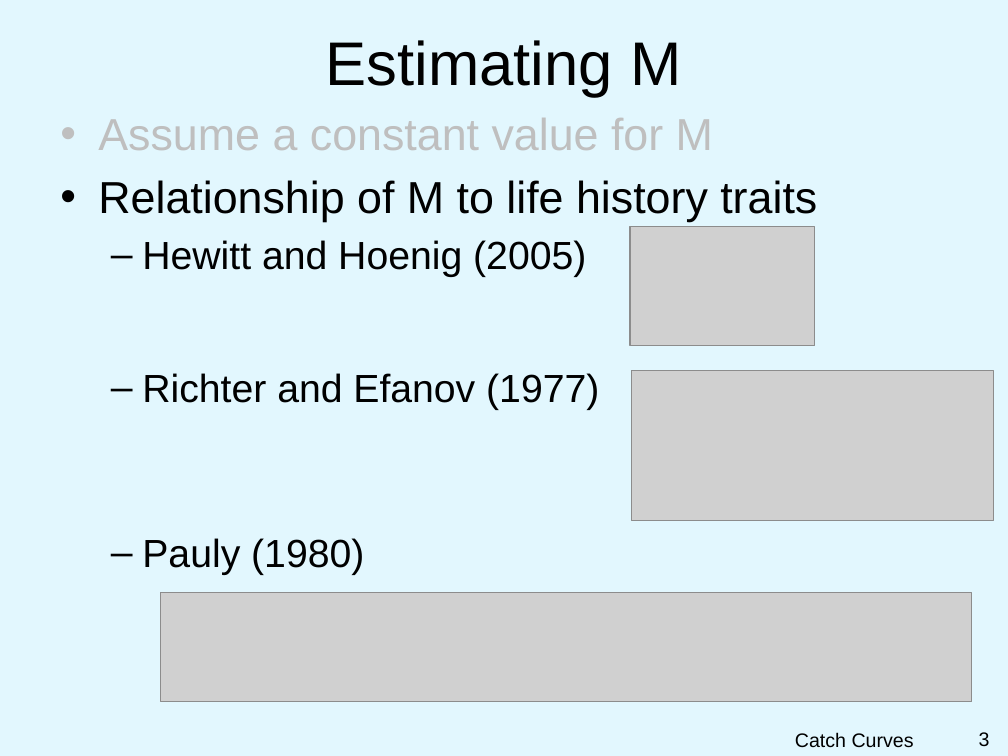
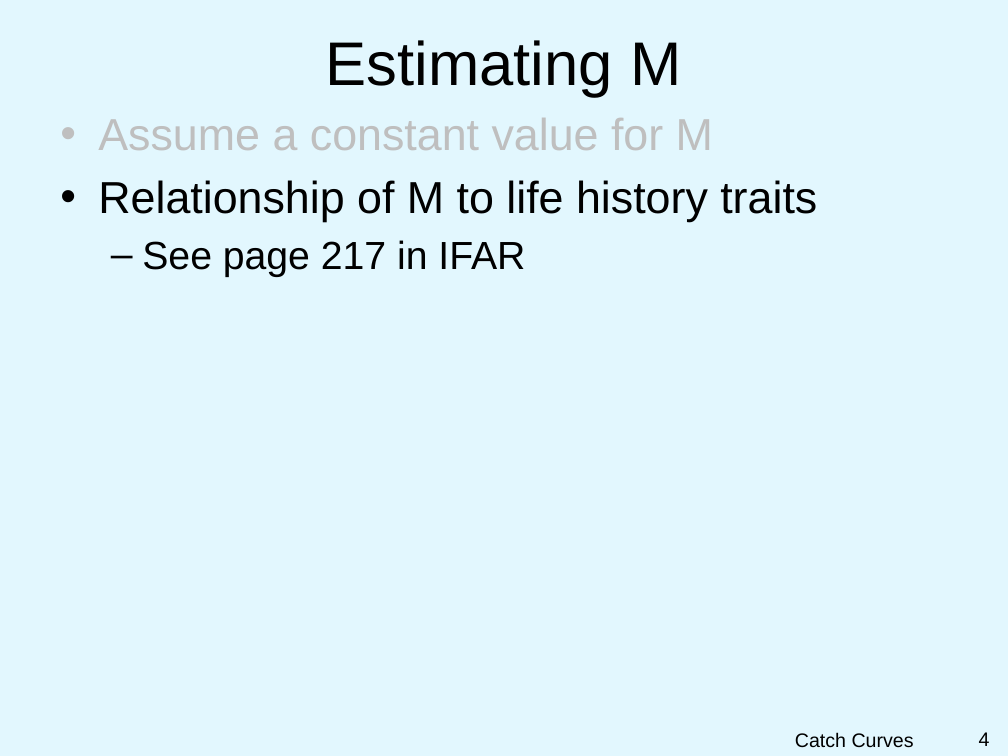
Before and after one commit to droglenc/NCNRS349, a slide deck: slide 4 of modules/Mortality/PPT_Components.pptx (slide 3 before the commit). Drawn at 1008x756 pixels with LibreOffice and Linux fonts; fonts in the diff are those of the drawing; grey boxes stand for pictures; background and template pictures are left out. Boxes give left, top, right and bottom in pixels: in the first picture for what was removed or moved away, otherwise in the second. Text is boxed around its words. In the diff, an @@ line names an element or a change of style, - is before the commit and + after.

```diff
--- a/modules/Mortality/PPT_Components.pptx
+++ b/modules/Mortality/PPT_Components.pptx
@@ picture removed at (630,227,814,346) @@
@@ text at (142,240,525,277): text changed @@
-  – Hewitt and Hoenig (2005)
-  – Richter and Efanov (1977)
-  – Pauly (1980)
+  – See page 217 in IFAR
@@ picture removed at (631,371,993,521) @@
@@ picture removed at (160,593,972,702) @@
@@ page number at (979,732,990,746): text changed @@
-3
+4
```
Also in this commit, not shown: 3 other slides changed, 3 slides added, 1 other file.
